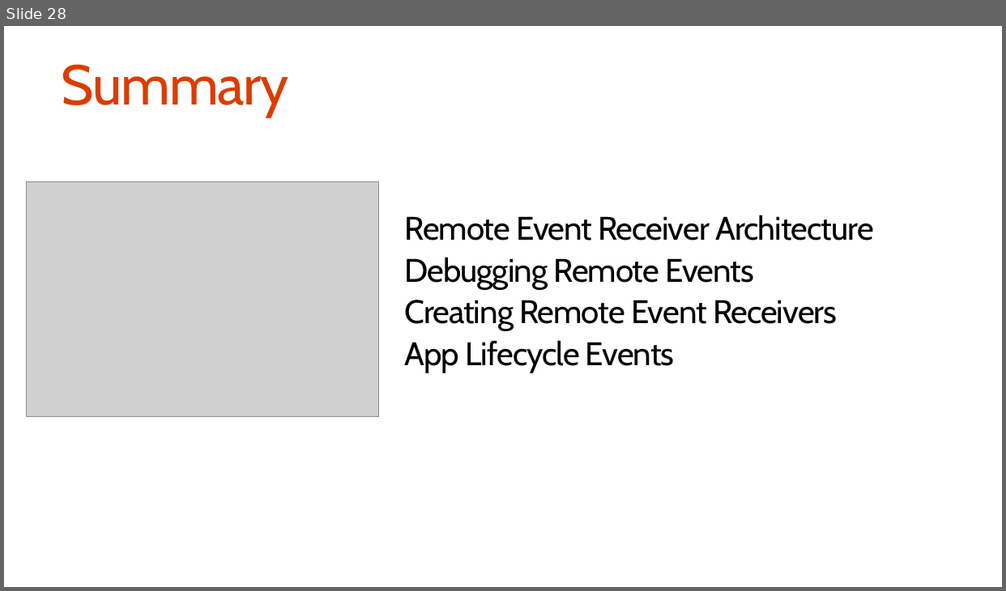
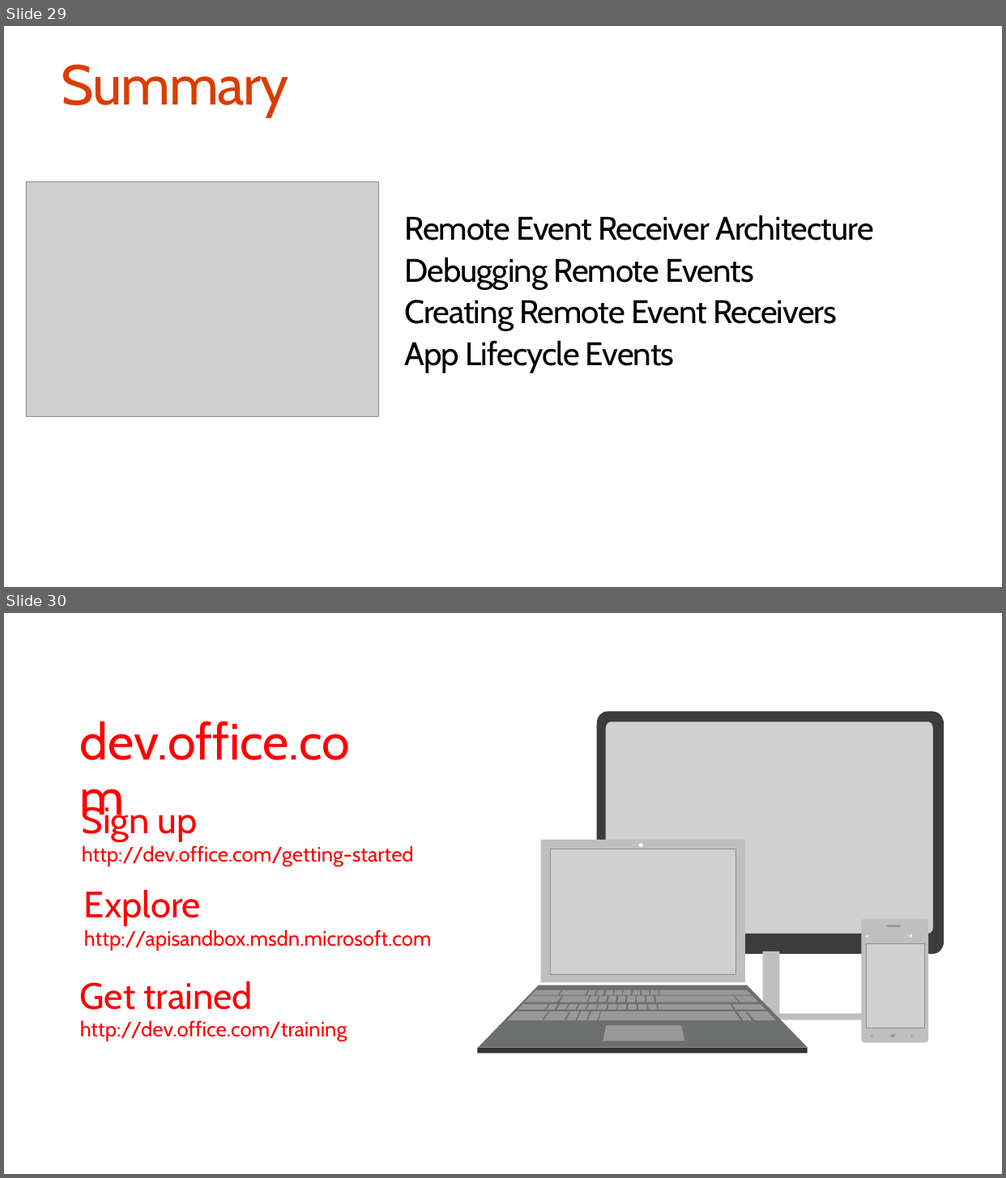
Before and after one commit to OfficeDev/TrainingContent, a slide deck: O3656-5 SharePoint 2013 Remote Event Receivers/O3656-5 SharePoint 2013 Remote Event Receivers.pptx. Shown one above the other, each under a label of ours: slide 28 before the commit, slides 29 and 30 after it. The pictures are 1006x591 and 1006x1178 pixels, drawn with LibreOffice and Linux fonts; fonts in the diff are those of the drawing; grey boxes stand for pictures. Boxes give left, top, right and bottom in pixels: in the first picture for what was removed or moved away, otherwise in the second. Text is boxed around its words. In the diff, an @@ line names an element or a change of style, - is before the commit and + after.

```diff
--- a/O3656-5 SharePoint 2013 Remote Event Receivers/O3656-5 SharePoint 2013 Remote Event Receivers.pptx
+++ b/O3656-5 SharePoint 2013 Remote Event Receivers/O3656-5 SharePoint 2013 Remote Event Receivers.pptx
@@ slide 30 added at (x1=4, y1=613, x2=1002, y2=1174), background #FFFFFF @@
@@ text added at (x1=80, y1=721, x2=351, y2=760), 49 pt, text #FF0000 @@
+dev.office.com
@@ text added at (x1=82, y1=803, x2=414, y2=867), 20 pt, text #FF0000 @@
+Sign up
+http://dev.office.com/getting-started
@@ text added at (x1=84, y1=890, x2=432, y2=951), 20 pt, text #FF0000 @@
+Explore
+http://apisandbox.msdn.microsoft.com
@@ group added at (x1=597, y1=711, x2=944, y2=1020): 2 rectangles, 1 picture, 1 freeform shape @@
@@ group added at (x1=861, y1=919, x2=928, y2=1043): 19 rectangles, 7 freeform shapes, 2 lines, 1 ellipse, 1 picture @@
@@ text added at (x1=80, y1=982, x2=347, y2=1041), 20 pt, text #FF0000 @@
+Get trained
+http://dev.office.com/training
@@ group added at (x1=477, y1=840, x2=808, y2=1053): 41 freeform shapes, 7 rectangles, 1 picture, 1 ellipse @@
@@ what was slide 28 is now slide 29 @@
```
Also in this commit, not shown: 2 other slides added.
